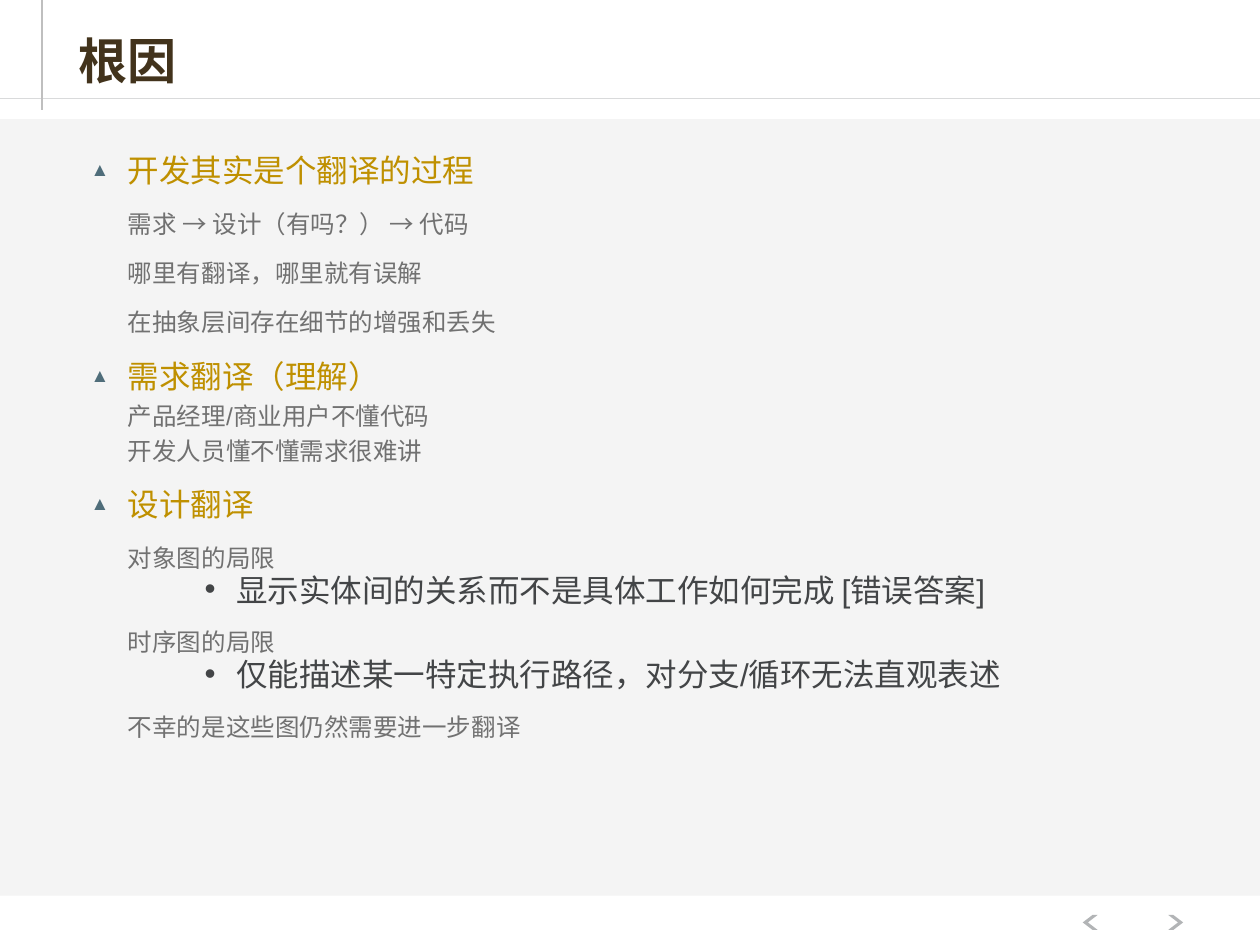
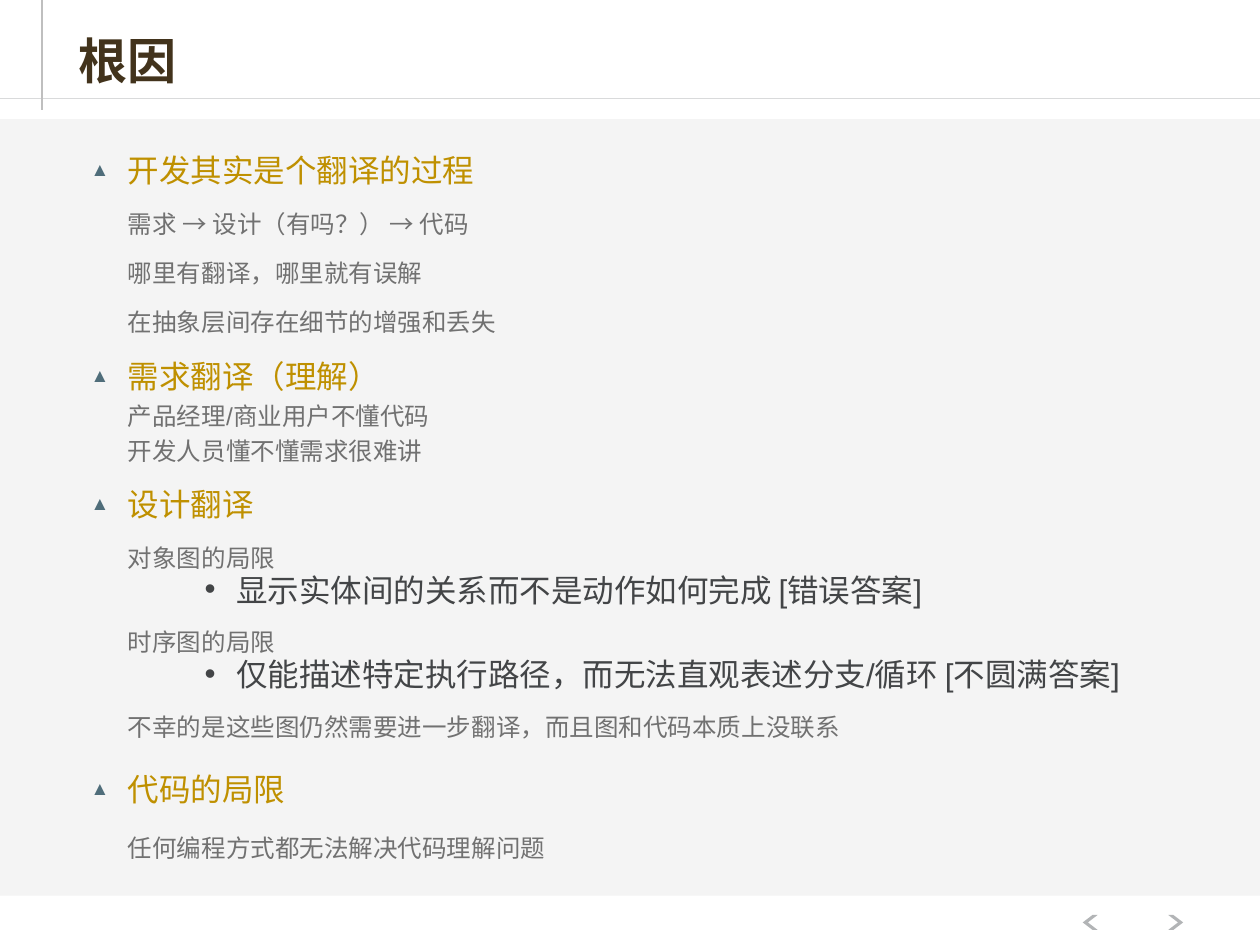
Before and after one commit to hejiehui/xross-tools-installer, a slide deck: slide 8 of doc/X-Series - 中文.pptx (slide 5 before the commit). Drawn at 1260x945 pixels with LibreOffice and Linux fonts; fonts in the diff are those of the drawing. Boxes give left, top, right and bottom in pixels: in the first picture for what was removed or moved away, otherwise in the second. Text is boxed around its words. In the diff, an @@ line names an element or a change of style, - is before the commit and + after.

```diff
--- a/doc/X-Series - 中文.pptx
+++ b/doc/X-Series - 中文.pptx
@@ text at (x1=236, y1=575, x2=922, y2=608): text changed @@
-    • 显示实体间的关系而不是具体工作如何完成 [错误答案]
+    • 显示实体间的关系而不是动作如何完成 [错误答案]
@@ text at (x1=128, y1=659, x2=1120, y2=859): text changed; size 18 to 14 pt; text colour #434547 to #717171 @@
-    • 仅能描述某一特定执行路径，对分支/循环无法直观表述
-    不幸的是这些图仍然需要进一步翻译
+    • 仅能描述特定执行路径，而无法直观表述分支/循环 [不圆满答案]
+    不幸的是这些图仍然需要进一步翻译，而且图和代码本质上没联系
+▲ 代码的局限
+    任何编程方式都无法解决代码理解问题
```
Also in this commit, not shown: 26 other slides changed, 18 slides added, 3 slides removed.
